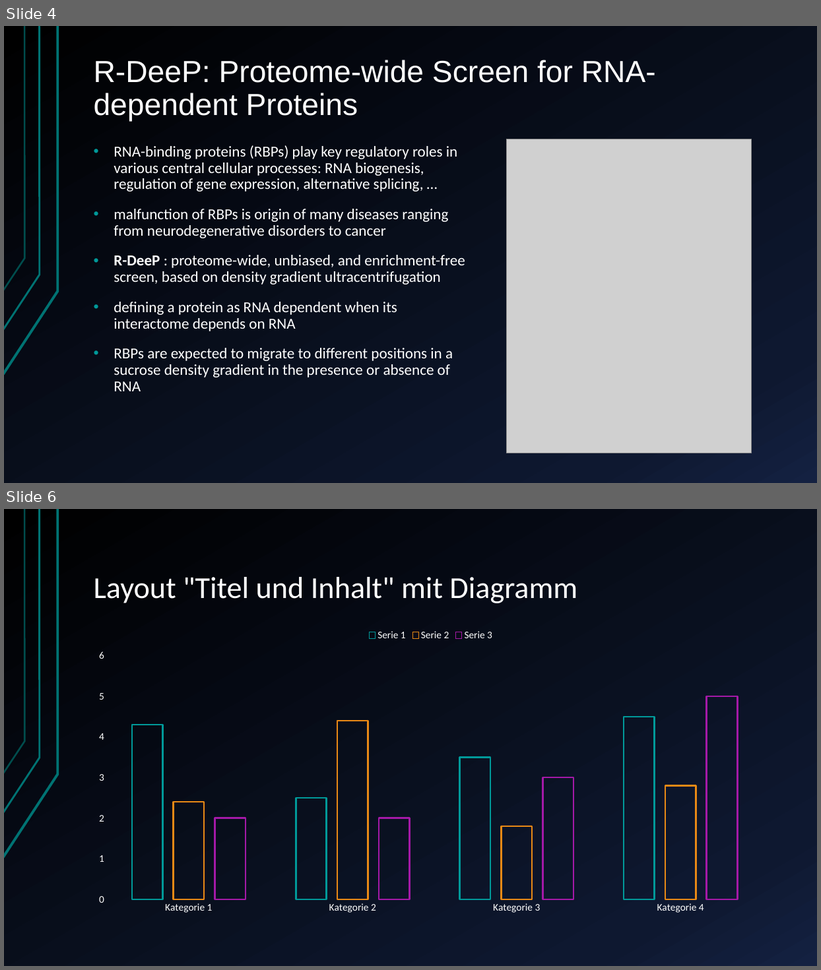
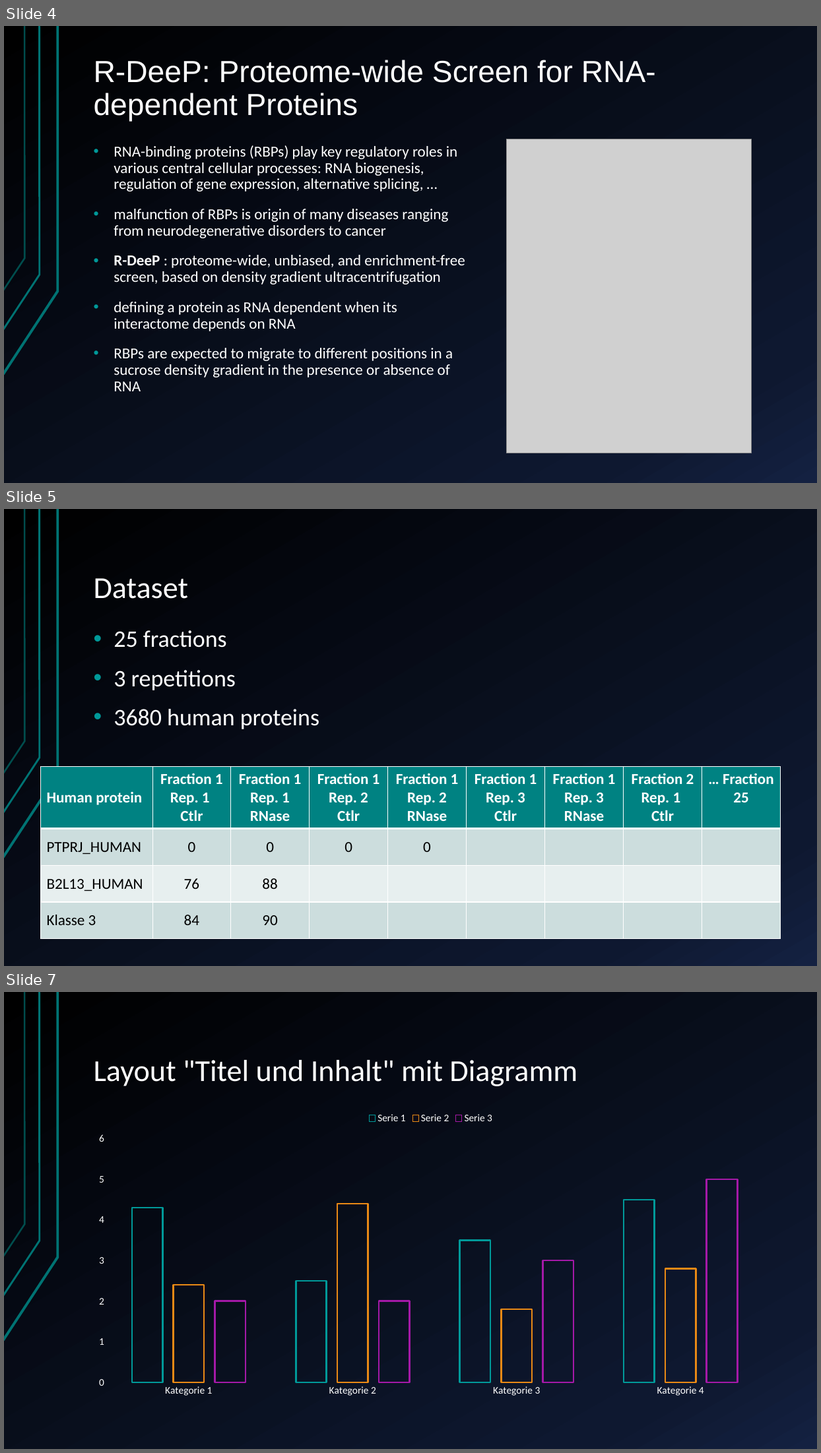
Before and after one commit to AlexandraKummer/2021-topic-03-team-04, a slide deck: Project proposal.pptx. Shown one above the other, each under a label of ours: slides 4 and 6 before the commit, slides 4, 5 and 7 after it; the slides between them are not shown. The pictures are 821x970 and 821x1453 pixels, drawn with LibreOffice and Linux fonts; fonts in the diff are those of the drawing; grey boxes stand for pictures. Boxes give left, top, right and bottom in pixels: in the first picture for what was removed or moved away, otherwise in the second. Text is boxed around its words. In the diff, an @@ line names an element or a change of style, - is before the commit and + after.

```diff
--- a/Project proposal.pptx
+++ b/Project proposal.pptx
@@ slide 5 added at (4,509,817,966), background gradient #000000 to #0F1931 to #142242; not listed: 3 template elements that a slide beside it also shows @@
@@ title added at (94,578,188,599), 36 pt, text #FFFFFF @@
+Dataset
@@ text added at (114,630,319,729), 28 pt, text #FFFFFF @@
+• 25 fractions
+• 3 repetitions
+• 3680 human proteins
@@ table added at (40,767,781,939), 4 rows, 9 columns @@
+Human protein | Fraction 1 / Rep. 1 / Ctlr | Fraction 1 / Rep. 1 / RNase | Fraction 1 / Rep. 2 / Ctlr | Fraction 1 / Rep. 2 / RNase | Fraction 1 / Rep. 3 / Ctlr | Fraction 1 / Rep. 3 / RNase | Fraction 2 / Rep. 1 / Ctlr | … Fraction 25
+PTPRJ_HUMAN | 0 | 0 | 0 | 0 |  |  |  | 
+B2L13_HUMAN | 76 | 88 |  |  |  |  |  | 
+Klasse 3 | 84 | 90 |  |  |  |  |  | 
@@ what was slide 6 is now slide 7 @@
```
Also in this commit, not shown: 1 other slide added, 1 slide removed.
